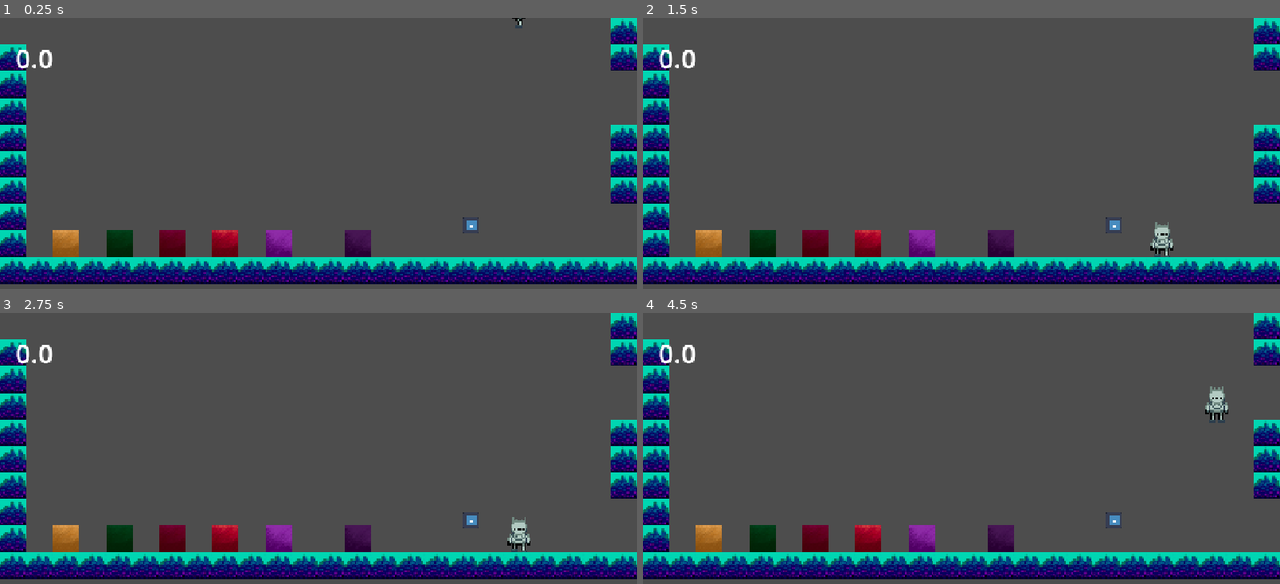
Above: before the commit, frames 1-4 (two rows, left to right).
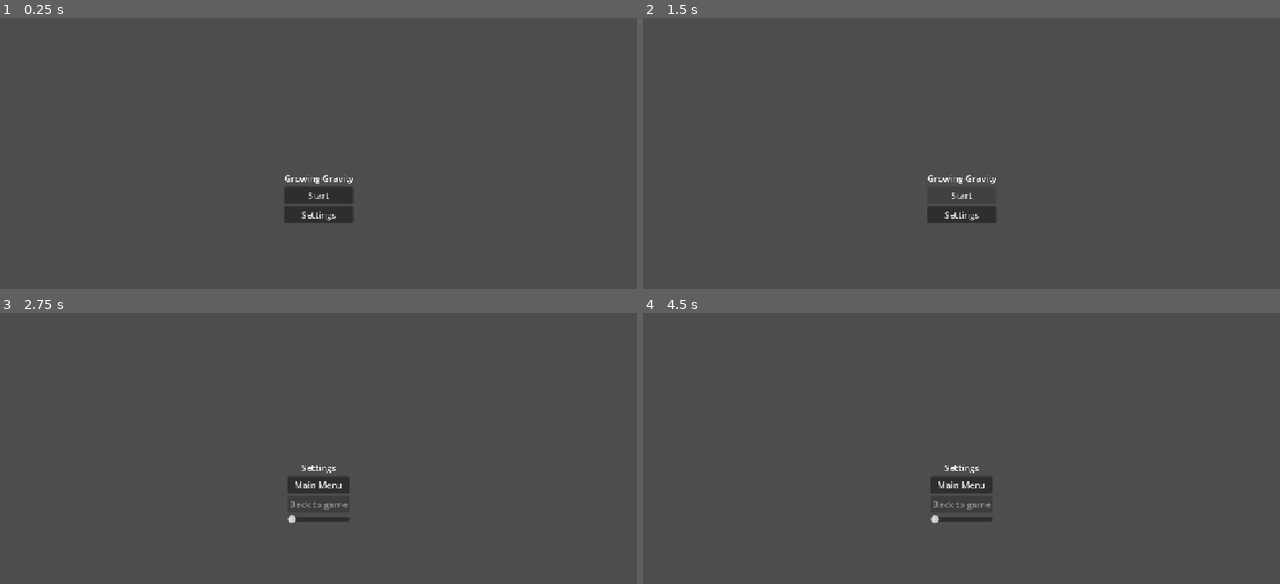
Above: after the commit, the same moments.

Repository: karelisso/R7L_fe
Game: Godot game, scene res://scenes/main_menu.tscn
Same seed, same stepped clock (60 frames per second), same inputs: the game is played once before the commit and once after it. Before the commit the project starts from res://scenes/Main.tscn. The engine's default icon, where the game draws it, is replaced by a stand-in: a white triangle on a blue panel in a dark square.
Inputs (mouse positions are in pixels of both pictures, inside the frame that each line leads up to):
- Up to frame 1 (0.25 s): no input
- Up to frame 2 (1.5 s): click (961, 215) at 0.5 s, where only the run after the commit has a clickable "Settings"; click (961, 188) at 1.25 s, where only the run after the commit has a clickable "Main Menu"
- Up to frame 3 (2.75 s): click (318, 510) at 2 s, where only the run after the commit has a clickable "Settings"
- Up to frame 4 (4.5 s): tap Enter at 2.75 s; hold Right (right) 2.78-4.28 s; tap Space (jump) at 3.02, 3.77 s; hold Left (left) from 4.28 s (still down)

The runs differ from the first frame. In frame 1, 19% of the frame differs, in the area x 0-100%, y 0-99%; in frame 2, 19%; in frame 3, 19%; in frame 4, 19%.

Commit message:
added main and settings menu

Diff:
--- a/project.godot
+++ b/project.godot
@@ -11,7 +11,7 @@
 [application]
 
 config/name="gamejam 7rvl"
-run/main_scene="res://scenes/Main.tscn"
+run/main_scene="uid://cy8cjflrwm8at"
 config/features=PackedStringArray("4.7", "Forward Plus")
 config/icon="res://textures/icon.svg"
 
--- /dev/null
+++ b/scenes/main_menu.tscn
@@ -0,0 +1,43 @@
+[gd_scene format=3 uid="uid://cy8cjflrwm8at"]
+
+[ext_resource type="Script" uid="uid://126uw2whleyc" path="res://scripts/main_menu.gd" id="1_l6cm7"]
+
+[node name="MainMenu" type="Control" unique_id=1265709389]
+layout_mode = 3
+anchors_preset = 15
+anchor_right = 1.0
+anchor_bottom = 1.0
+grow_horizontal = 2
+grow_vertical = 2
+script = ExtResource("1_l6cm7")
+
+[node name="BoxContainer" type="BoxContainer" parent="." unique_id=2095852810]
+layout_mode = 1
+anchors_preset = 8
+anchor_left = 0.5
+anchor_top = 0.5
+anchor_right = 0.5
+anchor_bottom = 0.5
+offset_left = -20.0
+offset_top = -20.0
+offset_right = 20.0
+offset_bottom = 20.0
+grow_horizontal = 2
+grow_vertical = 2
+vertical = true
+
+[node name="Label" type="Label" parent="BoxContainer" unique_id=364568819]
+layout_mode = 2
+text = "Growing Gravity"
+metadata/_edit_use_anchors_ = true
+
+[node name="StartButton" type="Button" parent="BoxContainer" unique_id=869791389]
+layout_mode = 2
+text = "Start"
+
+[node name="SettingsButton" type="Button" parent="BoxContainer" unique_id=221105260]
+layout_mode = 2
+text = "Settings"
+
+[connection signal="button_down" from="BoxContainer/StartButton" to="." method="_on_start_button_button_down"]
+[connection signal="button_down" from="BoxContainer/SettingsButton" to="." method="_on_settings_button_button_down"]
--- /dev/null
+++ b/scenes/settings_menu.tscn
@@ -0,0 +1,47 @@
+[gd_scene format=3 uid="uid://c8vq7qbtiem4x"]
+
+[ext_resource type="Script" uid="uid://dm58gfcq8tm4r" path="res://scripts/settings_menu.gd" id="1_05p07"]
+
+[node name="SettingsMenu" type="Control" unique_id=1175756560]
+layout_mode = 3
+anchors_preset = 15
+anchor_right = 1.0
+anchor_bottom = 1.0
+grow_horizontal = 2
+grow_vertical = 2
+script = ExtResource("1_05p07")
+
+[node name="BoxContainer" type="BoxContainer" parent="." unique_id=2146124319]
+layout_mode = 1
+anchors_preset = 8
+anchor_left = 0.5
+anchor_top = 0.5
+anchor_right = 0.5
+anchor_bottom = 0.5
+offset_left = -20.0
+offset_top = -20.0
+offset_right = 20.0
+offset_bottom = 20.0
+grow_horizontal = 2
+grow_vertical = 2
+vertical = true
+
+[node name="Label" type="Label" parent="BoxContainer" unique_id=147601702]
+layout_mode = 2
+text = "Settings"
+horizontal_alignment = 1
+
+[node name="Button" type="Button" parent="BoxContainer" unique_id=907030683]
+layout_mode = 2
+text = "Main Menu"
+
+[node name="Button2" type="Button" parent="BoxContainer" unique_id=624319492]
+layout_mode = 2
+disabled = true
+text = "Back to game"
+
+[node name="VolumeSlider" type="HSlider" parent="BoxContainer" unique_id=1682242118]
+layout_mode = 2
+rounded = true
+
+[connection signal="button_down" from="BoxContainer/Button" to="." method="_on_button_button_down"]
--- /dev/null
+++ b/scripts/main_menu.gd
@@ -0,0 +1,17 @@
+extends Control
+
+@onready var main_scene = preload("res://scenes/Main.tscn")
+@onready var settings_menu = preload("res://scenes/settings_menu.tscn")
+
+func _on_start_button_button_down() -> void:
+	main_scene = load("res://scenes/Main.tscn")
+	var instance = main_scene.instantiate()
+	add_sibling(instance)
+	call_deferred("queue_free")
+
+
+func _on_settings_button_button_down() -> void:
+	settings_menu = load("res://scenes/settings_menu.tscn")
+	var instance = settings_menu.instantiate()
+	add_sibling(instance)
+	call_deferred("queue_free")
--- /dev/null
+++ b/scripts/settings_menu.gd
@@ -0,0 +1,9 @@
+extends Control
+
+@onready var main_menu = preload("res://scenes/main_menu.tscn")
+
+func _on_button_button_down() -> void:
+	main_menu = load("res://scenes/main_menu.tscn")
+	var instance = main_menu.instantiate()
+	add_sibling(instance)
+	call_deferred("queue_free")
Not shown, added: scripts/main_menu.gd.uid
Not shown, added: scripts/settings_menu.gd.uid
